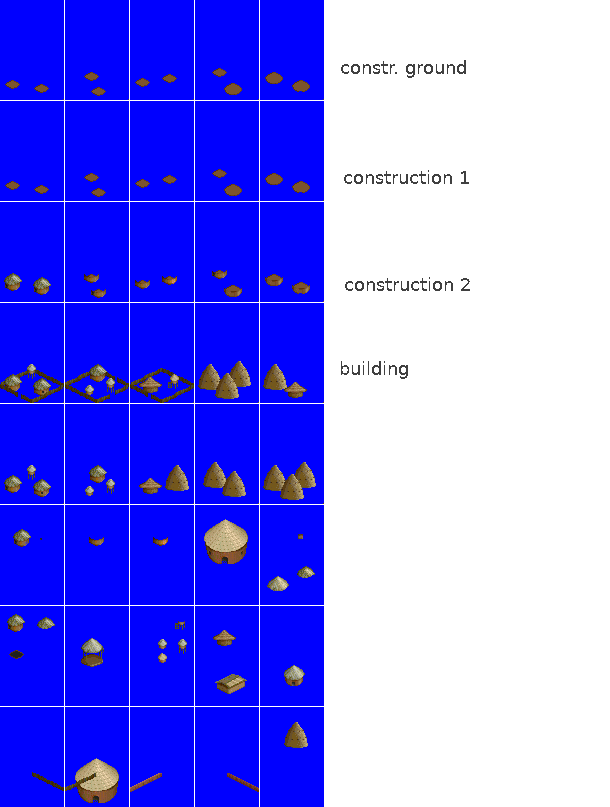
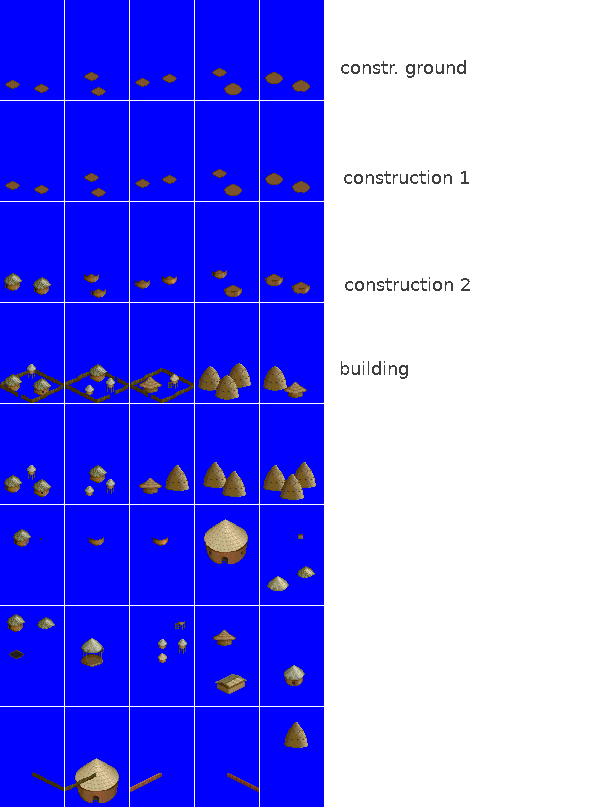
Comparing the layer stacks of the two (610, 807) images. Changes:
painted on "roof" over [144,381,302,394]
painted on "building" over [200,361,287,400]
